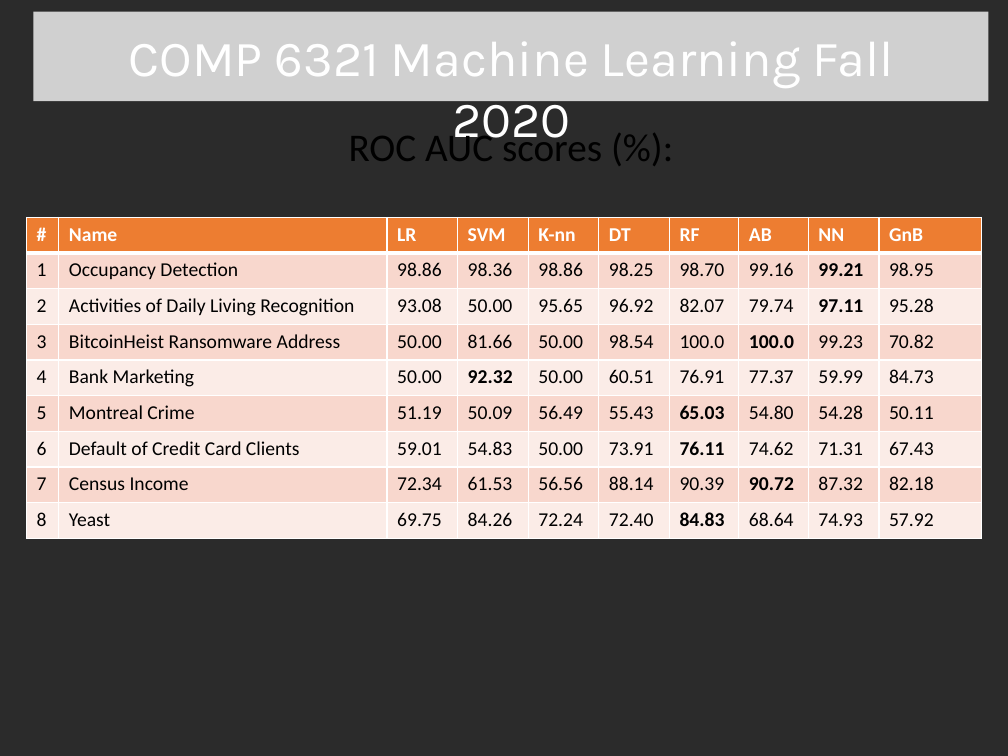
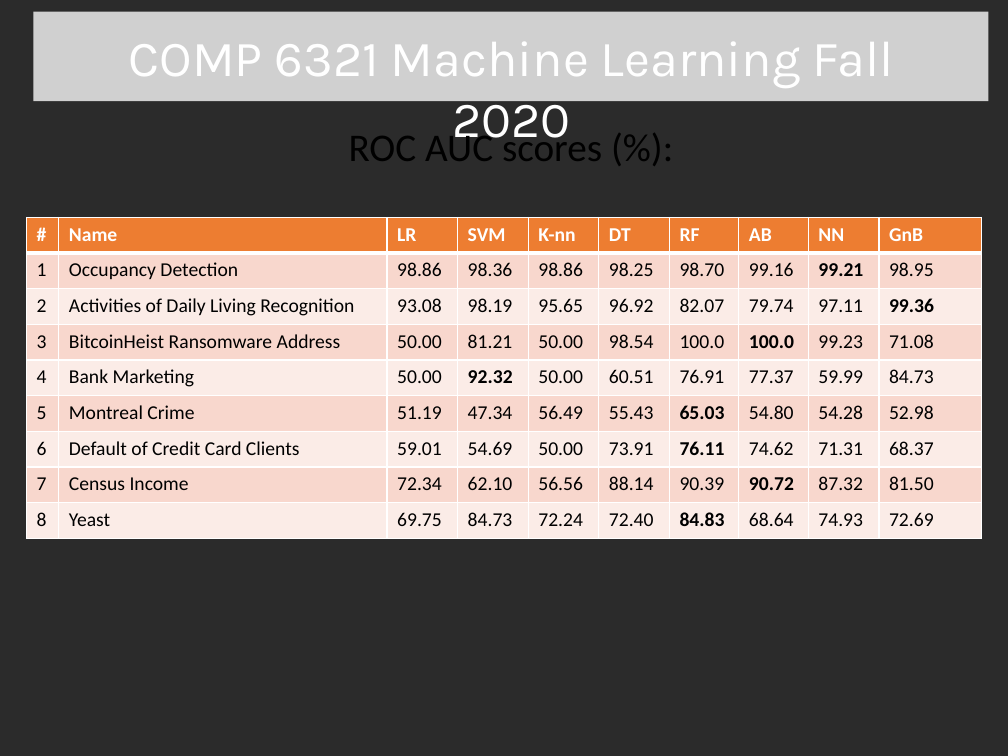
Before and after one commit to mdherdi/MachineLearning_ModelComparison, a slide deck: slide 6 of proposal/project.pptx. Drawn at 1008x756 pixels with LibreOffice and Linux fonts; fonts in the diff are those of the drawing; grey boxes stand for pictures; background and template pictures are left out; a plain dark background stands for a picture behind light text. Boxes give left, top, right and bottom in pixels: in the first picture for what was removed or moved away, otherwise in the second. Text is boxed around its words. In the diff, an @@ line names an element or a change of style, - is before the commit and + after.

```diff
--- a/proposal/project.pptx
+++ b/proposal/project.pptx
@@ table at (x1=26, y1=218, x2=981, y2=539) @@
-row 3, column 4: 50.00
+row 3, column 4: 98.19
-row 3, column 10: 95.28
+row 3, column 10: 99.36
-row 4, column 4: 81.66
+row 4, column 4: 81.21
-row 4, column 10: 70.82
+row 4, column 10: 71.08
-row 6, column 4: 50.09
+row 6, column 4: 47.34
-row 6, column 10: 50.11
+row 6, column 10: 52.98
-row 7, column 4: 54.83
+row 7, column 4: 54.69
-row 7, column 10: 67.43
+row 7, column 10: 68.37
-row 8, column 4: 61.53
+row 8, column 4: 62.10
-row 8, column 10: 82.18
+row 8, column 10: 81.50
-row 9, column 4: 84.26
+row 9, column 4: 84.73
-row 9, column 10: 57.92
+row 9, column 10: 72.69
@@ bold off in "97.11" @@
```
Also in this commit, not shown: 3 other slides changed.
